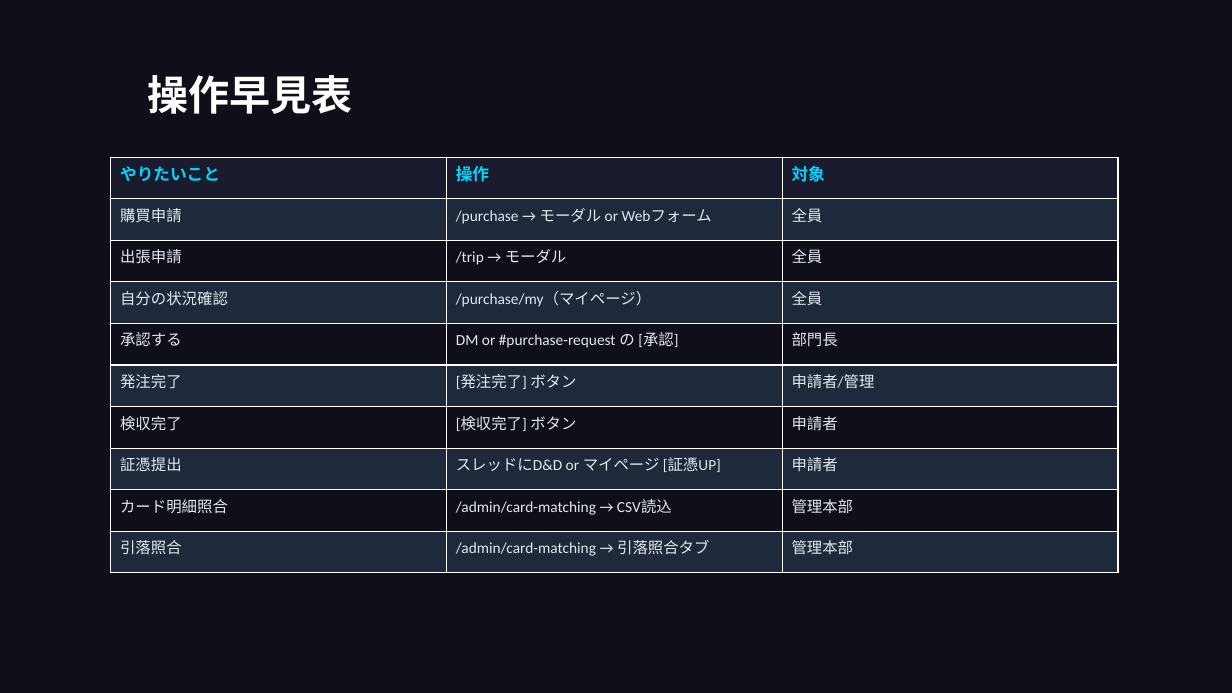
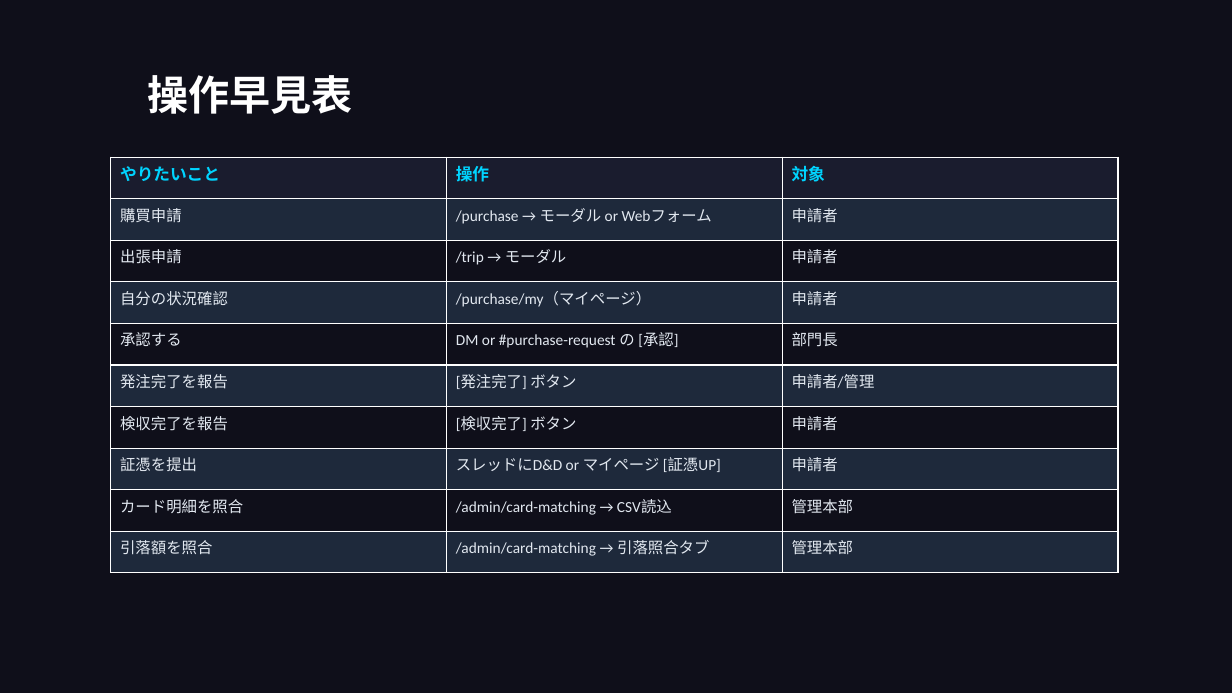
Before and after one commit to takeshiizawa123/next-procurement-poc, a slide deck: slide 33 of docs/user-manual.pptx (slide 36 before the commit). Drawn at 1232x693 pixels with LibreOffice and Linux fonts; fonts in the diff are those of the drawing. Boxes give left, top, right and bottom in pixels: in the first picture for what was removed or moved away, otherwise in the second. Text is boxed around its words. In the diff, an @@ line names an element or a change of style, - is before the commit and + after.

```diff
--- a/docs/user-manual.pptx
+++ b/docs/user-manual.pptx
@@ table at box(111, 157, 1117, 573) @@
-row 2, column 3: 全員
+row 2, column 3: 申請者
-row 3, column 3: 全員
+row 3, column 3: 申請者
-row 4, column 3: 全員
+row 4, column 3: 申請者
-row 6, column 1: 発注完了
+row 6, column 1: 発注完了を報告
-row 7, column 1: 検収完了
+row 7, column 1: 検収完了を報告
-row 8, column 1: 証憑提出
+row 8, column 1: 証憑を提出
-row 9, column 1: カード明細照合
+row 9, column 1: カード明細を照合
-row 10, column 1: 引落照合
+row 10, column 1: 引落額を照合
```
Also in this commit, not shown: 22 other slides changed, 7 slides added, 10 slides removed, 1 other file.
